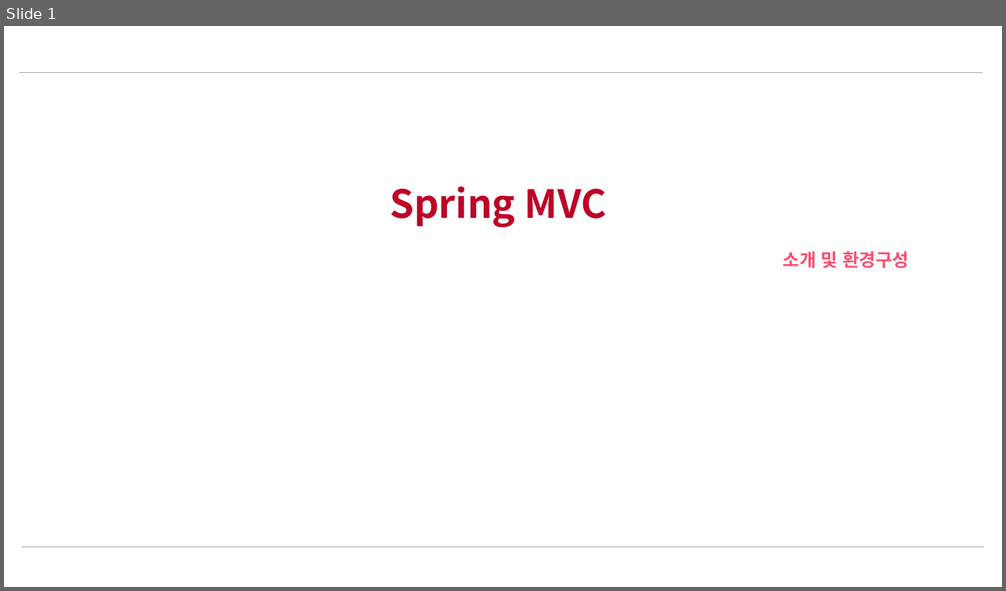
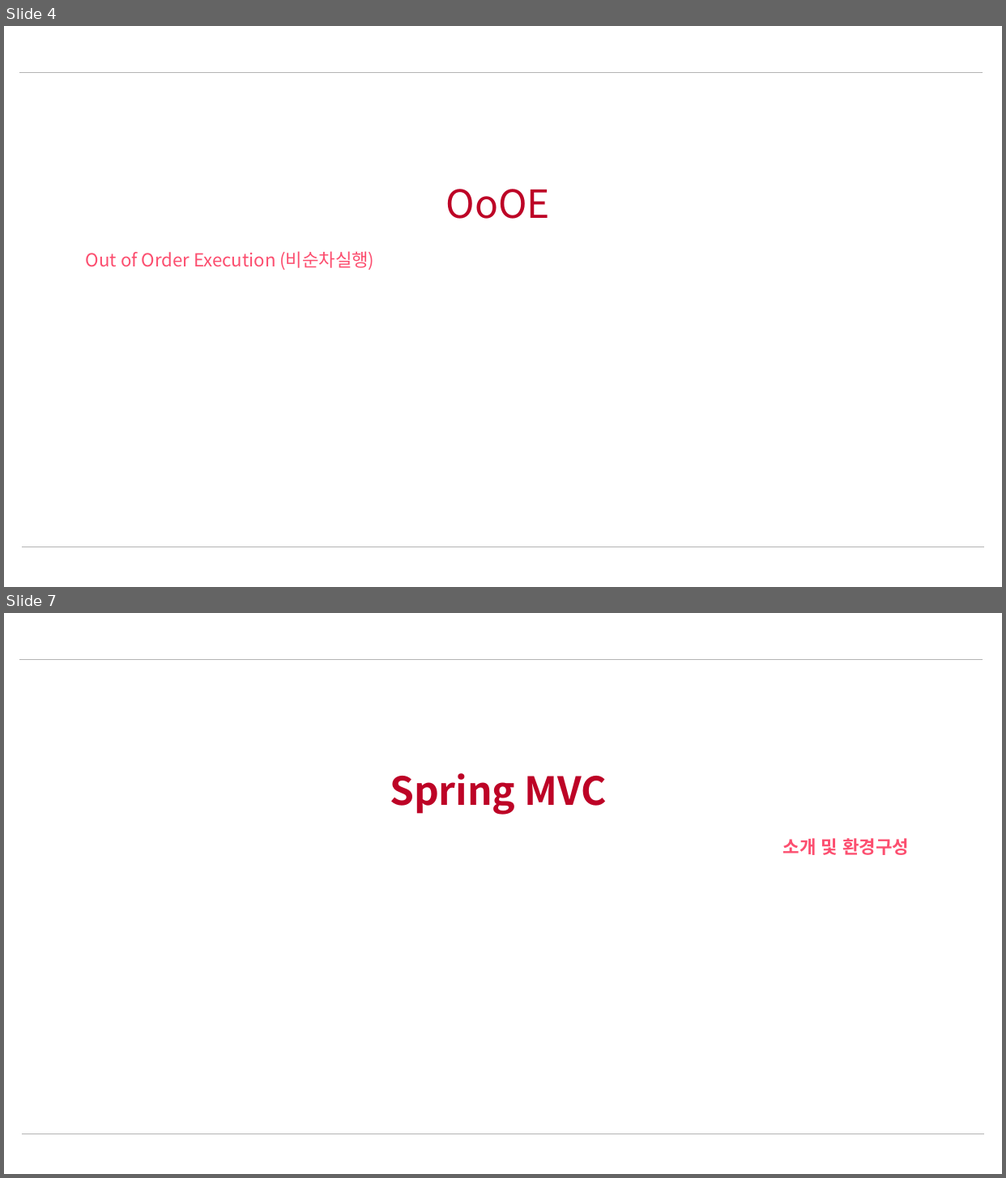
Before and after one commit to nayasis/fastcampus-webflux-coroutine, a slide deck: 99.ppt/Ch2. 동기 서비스 구현 (Spring MVC).pptx. Shown one above the other, each under a label of ours: slide 1 before the commit, slides 4 and 7 after it; the slides between them are not shown. The pictures are 1006x591 and 1006x1178 pixels, drawn with LibreOffice and Linux fonts; fonts in the diff are those of the drawing; background and template pictures are left out. Boxes give left, top, right and bottom in pixels: in the first picture for what was removed or moved away, otherwise in the second. Text is boxed around its words. In the diff, an @@ line names an element or a change of style, - is before the commit and + after.

```diff
--- a/99.ppt/Ch2. 동기 서비스 구현 (Spring MVC).pptx
+++ b/99.ppt/Ch2. 동기 서비스 구현 (Spring MVC).pptx
@@ slide 4 added at [4,26,1002,587], background #FFFFFF; not listed: 2 template elements that a slide beside it also shows @@
@@ title added at [446,189,550,219], 28 pt, text #BD0326 @@
+OoOE
@@ subtitle added at [86,251,375,270], 13 pt, text #FC4E6F @@
+Out of Order Execution (비순차실행)
@@ what was slide 1 is now slide 7 @@
```
Also in this commit, not shown: 5 other slides added.
